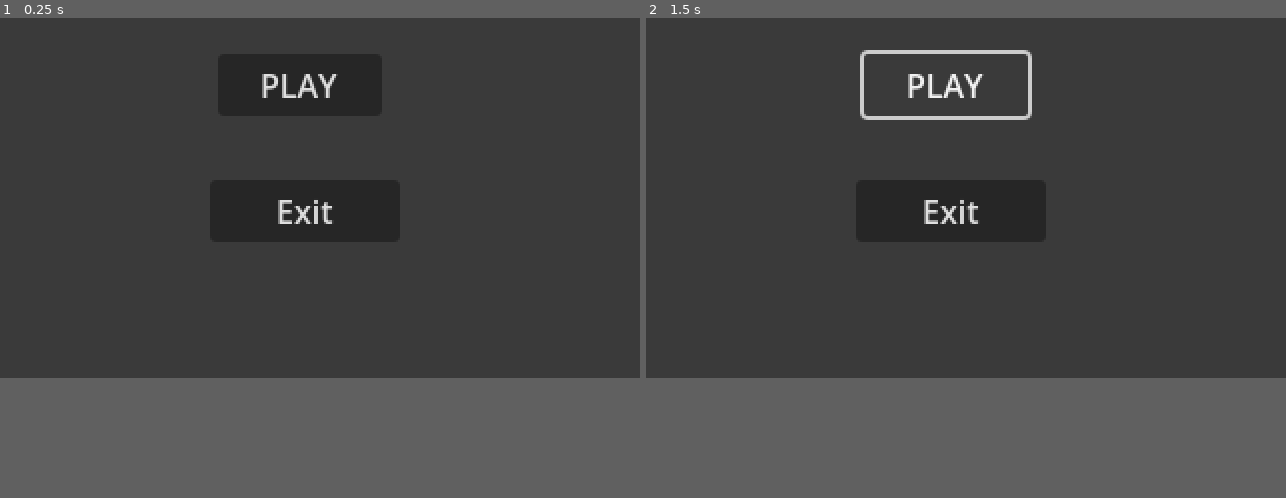
Above: before the commit, frames 1-2 (left to right).
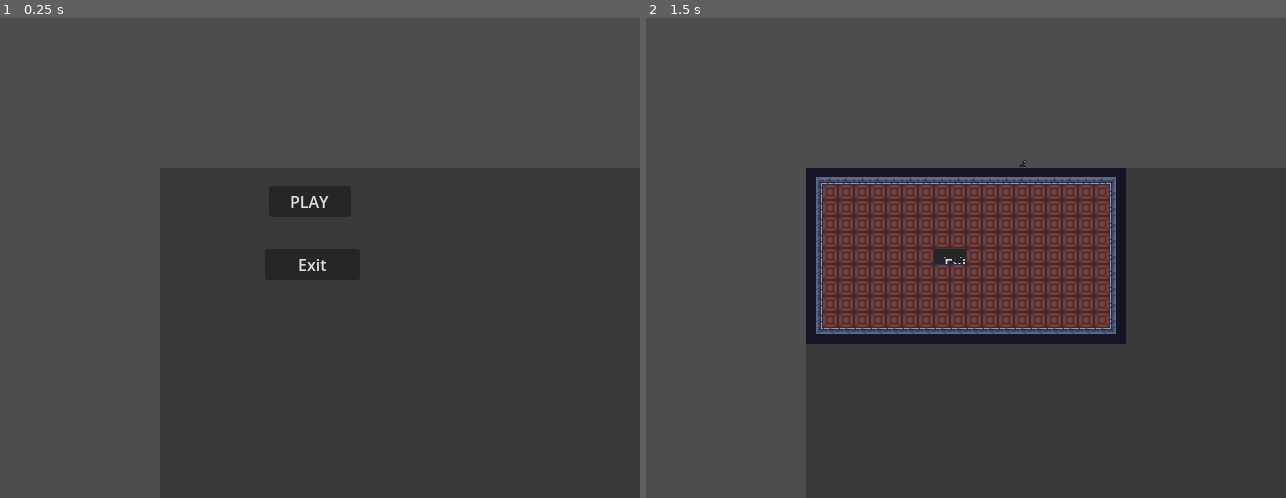
Above: after the commit, the same moments.

Repository: Arssin/ParasiteJam
Game: Godot game, scene res://scenes/main_scene.tscn
The game is run twice, just before and just after one commit, with the same random seed, the same clock (stepped at 60 frames per second) and the same inputs.
Inputs:
- Up to frame 1 (0.25 s): no input
- Up to frame 2 (1.5 s): click "PLAY" at 0.5 s; click "PLAY" at 1.25 s
In our replay, the window is 640x360 before the commit and 640x480 after it. These sizes can differ from the game's own. Grey fills any space a smaller window leaves; there, only what the larger window draws over its background counts as a difference.

The runs differ from the first frame. In frame 1, 3.6% of the frame differs, in the area x 34-60%, y 7-53%; in frame 2, 14%, in the area x 25-75%, y 6-68%.
Error before the commit: Invalid call. Nonexistent function 'instance' in base 'PackedScene'. (res://scripts/main_scene.gd:23)

Commit message:
init project

Diff:
--- a/project.godot
+++ b/project.godot
@@ -17,8 +17,8 @@
 
 [display]
 
-window/size/viewport_width=320
-window/size/viewport_height=180
+window/size/viewport_width=640
+window/size/viewport_height=480
 window/stretch/mode="viewport"
 
 [rendering]
--- a/scripts/main_scene.gd
+++ b/scripts/main_scene.gd
@@ -20,7 +20,7 @@
 	var level_path := "res://levels/%s.tscn" % level_name
 	var level_resource := load(level_path)
 	if (level_resource):
-		level_instance = level_resource.instance()
+		level_instance = level_resource.instantiate()
 		%Main.add_child(level_instance)
 
 func _ready() -> void:
